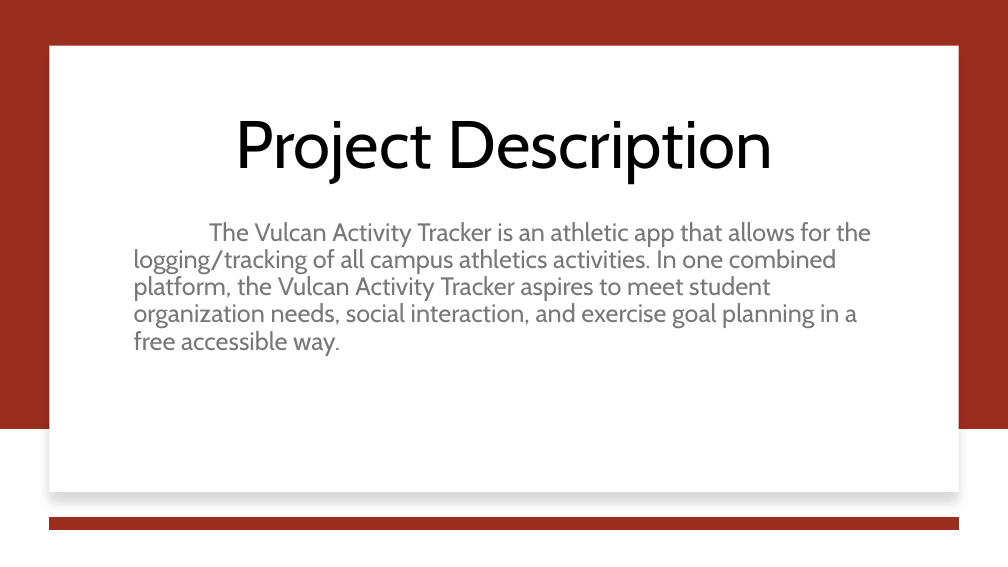
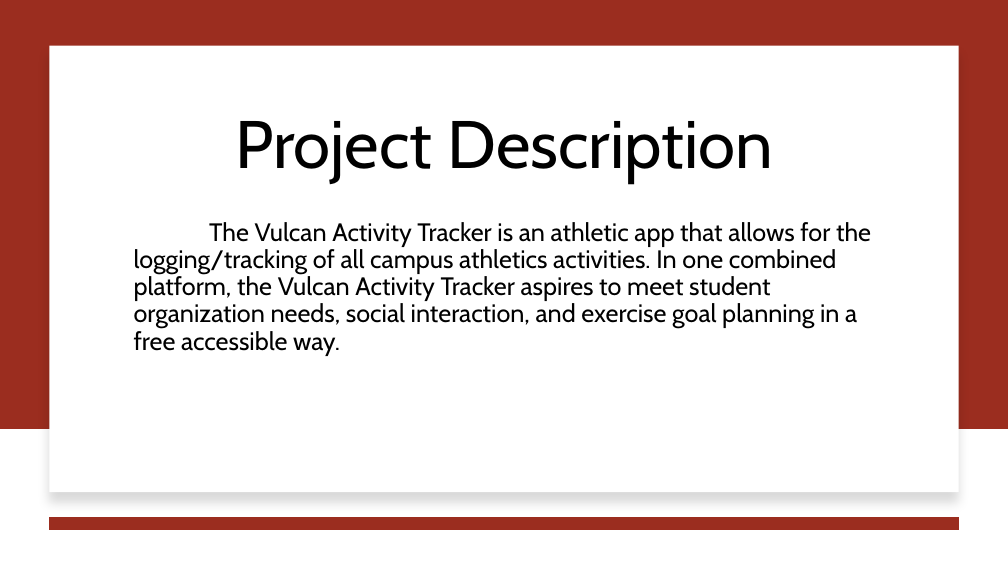
Before and after one commit to jjdeuce06/VulcanActivityTracker, a slide deck: slide 2 of Documentation/Weekly Report/week2/CMSC-4920-Group2-Week2.pptx. Drawn at 1008x567 pixels with LibreOffice and Linux fonts; fonts in the diff are those of the drawing. Boxes give left, top, right and bottom in pixels: in the first picture for what was removed or moved away, otherwise in the second. Text is boxed around its words. In the diff, an @@ line names an element or a change of style, - is before the commit and + after.

```diff
--- a/Documentation/Weekly Report/week2/CMSC-4920-Group2-Week2.pptx
+++ b/Documentation/Weekly Report/week2/CMSC-4920-Group2-Week2.pptx
@@ text "The Vulcan Activity Tracker is ..." at [134,222,871,356]: text colour #797979 to #000000 @@
```
Also in this commit, not shown: 2 other slides changed, 1 slide added, 1 other file.
